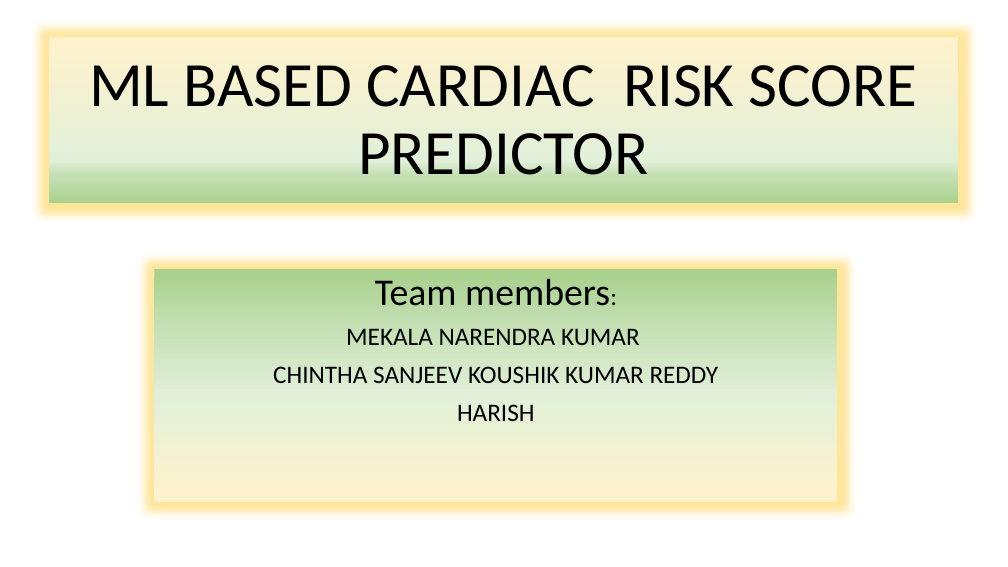
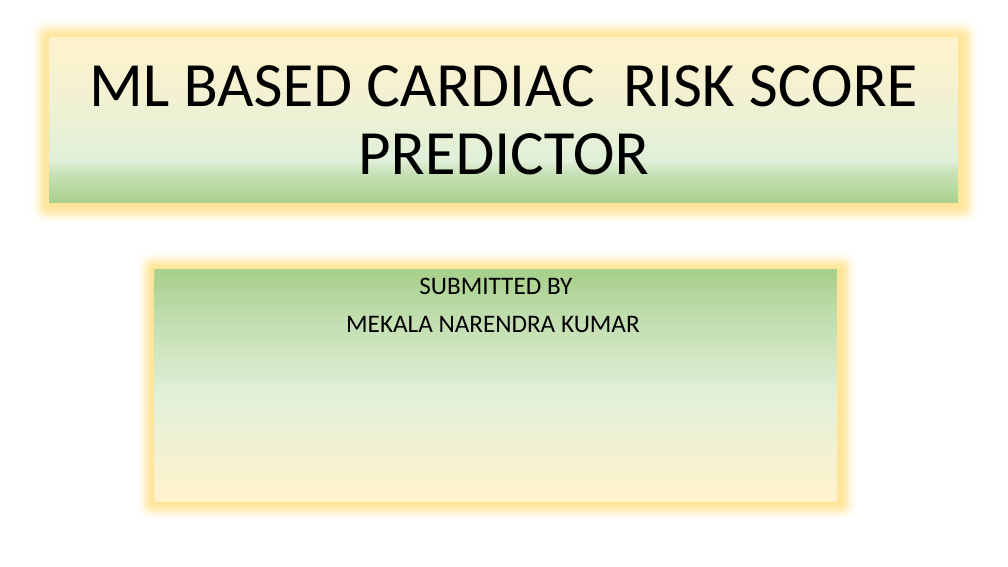
Before and after one commit to mekalanarendrakumar/ml-cardiac-risk-predictor, a slide deck: slide 1 of PPT Format for presentation.pptx (slide 2 before the commit). Drawn at 1008x567 pixels with LibreOffice and Linux fonts; fonts in the diff are those of the drawing. Boxes give left, top, right and bottom in pixels: in the first picture for what was removed or moved away, otherwise in the second. Text is boxed around its words. In the diff, an @@ line names an element or a change of style, - is before the commit and + after.

```diff
--- a/PPT Format for presentation.pptx
+++ b/PPT Format for presentation.pptx
@@ subtitle at [419,277,572,294]: text changed; size 36 to 24 pt @@
-Team members:
+SUBMITTED BY
@@ subtitle at [273,366,719,421]: paragraphs removed @@
-CHINTHA SANJEEV KOUSHIK KUMAR REDDY
-HARISH
```
Also in this commit, not shown: 2 slides removed.
